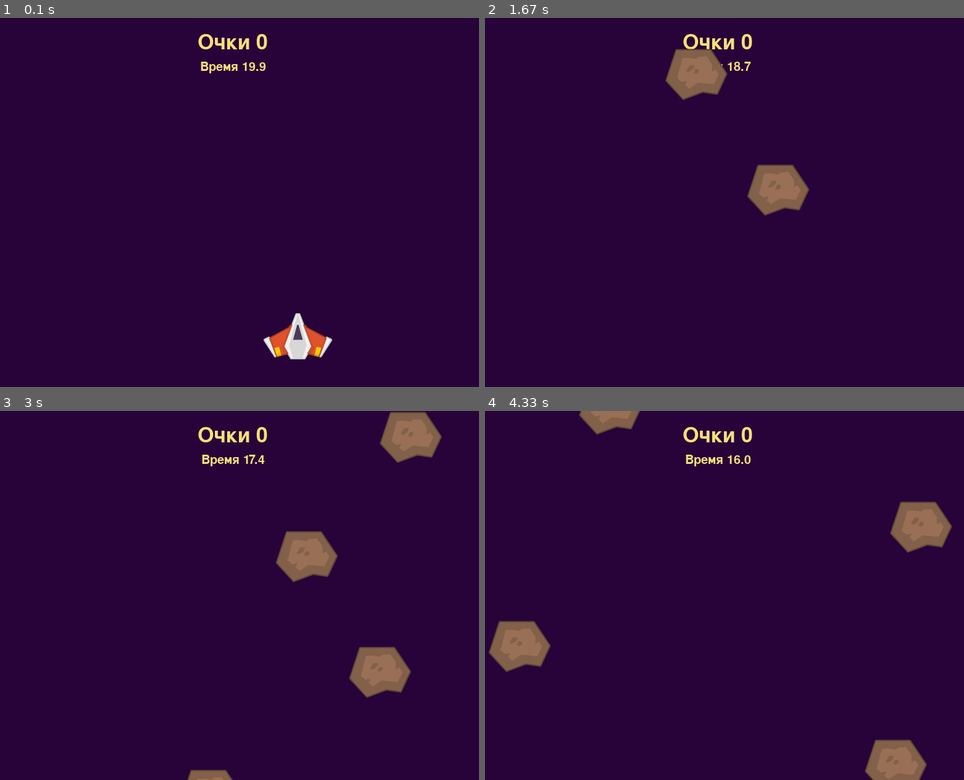
Above: before the commit, frames 1-4 (two rows, left to right).
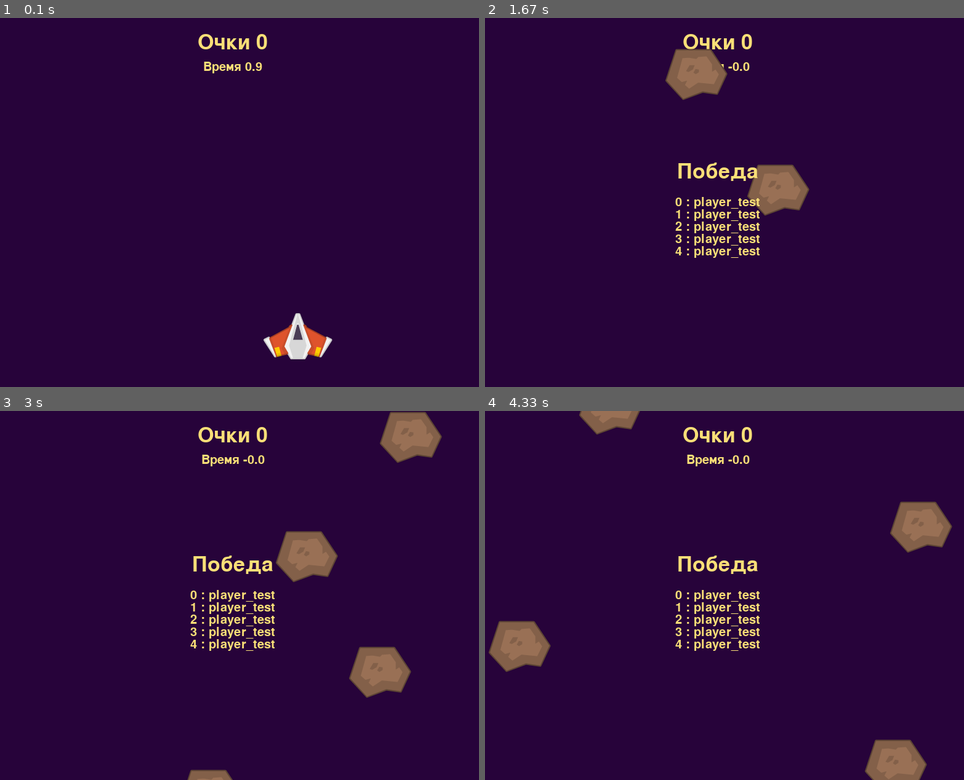
Above: after the commit, the same moments.

Repository: vasyasgors/PyGameTestTask
Game: pygame game, started from PyGameTestTask/main.py
The game is run twice, just before and just after one commit, with the same random seed, the same clock (stepped at 60 frames per second) and the same inputs.
Inputs:
- Up to frame 1 (0.1 s): no input
- Up to frame 2 (1.67 s): tap R at 0.33 s; hold Right 0.67-1.13 s; tap Space at 0.73, 1.03, 1.23, 1.53 s; hold Right 1.17-1.63 s
- Up to frame 3 (3 s): no input
- Up to frame 4 (4.33 s): no input

The runs differ from the first frame. In frame 1, 0.2% of the frame differs, in the area x 41-56%, y 11-15%; in frame 2, 1.4%; in frame 3, 1.4%; in frame 4, 1.5%, in the area x 39-58%, y 11-65%.

Commit message:
подготовка к выводу топа игроков

Diff:
--- a/PyGameTestTask/behaviours.py
+++ b/PyGameTestTask/behaviours.py
@@ -5,7 +5,7 @@
 from pyunity.objects import *
 from pyunity.pyunity import *
 
-
+import config
 
 class GameState:
     PLAYING = 1
@@ -27,6 +27,7 @@
     def update(self):
          if Input.is_key_down(KeyCode.R):
              # По хорошему, переделать структуру программы
+             # класс загрузчик сцен который инициализируется после всего
              from scenes import create_main_scene
              PyUnity.load_scene(create_main_scene())
 
@@ -46,10 +47,17 @@
         self.timer.enabled = False
         self.player.enabled = False
         self.player.game_object.rect = None
-        win_panel = GameObject(None, TextRenderer(None, 50, (249, 223, 119), "Победа", Vector2(400, 300)))
-        PyUnity.add_object_to_loaded_scene(win_panel)
+        self.show_result()
 
 
+    def show_result(self):
+         text = GameObject(None, TextRenderer(None, 50, (249, 223, 119), "Победа", Vector2(400, 250)))
+         PyUnity.add_object_to_loaded_scene(text)
+
+         for i in range(5):
+              text = GameObject(None, TextRenderer(None, 30, (249, 223, 119), str(i) + " : " + config.player_name,
+                                                  Vector2(400, 300 + i * 20)))
+              PyUnity.add_object_to_loaded_scene(text)
 
 class Score(Behaviour):
     def __init__(self, text_render):
--- /dev/null
+++ b/PyGameTestTask/config.py
@@ -0,0 +1 @@
+global player_name
--- a/PyGameTestTask/game.py
+++ /dev/null
@@ -1,47 +0,0 @@
-class GameManager(Behaviour):
-
-    instance = None
-
-    def __init__(self, score, timer, player):
-        super().__init__()
-        GameManager.instance = self
-        self.score = score
-        self.timer = timer
-        self.player = player
-        self.state = GameState.PLAYING
-        print_meow()
-
-    def create_main_scene(self):
-        player_behaviour = PlayerBehaviour(600)
-        player_renderer = SpriteRenderer("Assets/Sprites/Ship.png")
-
-        player_object = GameObject(player_behaviour, player_renderer, "Player")
-        player_object.rect.x = 450
-        player_object.rect.y = 480
-
-
-        return Scene([player_object])
-
-    def update(self):
-         if Input.is_key_down(KeyCode.R):
-            print("try to reload ")
-            PyUnity.load_scene(self.create_main_scene())
-
-    def on_player_collided_asteroid(self):
-        self.state = GameState.DEFEAT
-        lose_panel = GameObject(None, TextRenderer(None, 50, (249, 223, 119), "Проиграл", Vector2(400, 300)))
-        PyUnity.add_object_to_loaded_scene(lose_panel)
-        self.timer.enabled = False
-
-    def on_projectile_collided_asteroid(self):
-        self.score.add_score(1)
-        self.score.update_score_text()
-        pass
-
-    def on_game_timer_finished(self):
-        self.state = GameState.WIN
-        self.timer.enabled = False
-        self.player.enabled = False
-        self.player.game_object.rect = None
-        win_panel = GameObject(None, TextRenderer(None, 50, (249, 223, 119), "Победа", Vector2(400, 300)))
-        PyUnity.add_object_to_loaded_scene(win_panel)
--- a/PyGameTestTask/main.py
+++ b/PyGameTestTask/main.py
@@ -1,7 +1,11 @@
 from pyunity.pyunity import *
 from scenes import *
 
+import config
 
+
+#config.player_name = input("Введите ваше имя: ")
+config.player_name = "player_test"
 
 
 #init game
--- a/PyGameTestTask/pyunity/components.py
+++ b/PyGameTestTask/pyunity/components.py
@@ -1,4 +1,6 @@
 import pygame
+import math
+
 
 class Behaviour:
 
@@ -20,17 +22,28 @@
 
 
 class Renderer:
-      def get_rect(self): #уточнить, нужно ли
+
+     def __init__(self):
+        self.enabled = True
+
+     def render(self, display):
         pass
 
-class SpriteRenderer(pygame.sprite.Sprite, Renderer):
+     def get_rect(self): #уточнить, нужно ли
+        pass
+
+class SpriteRenderer(Renderer, pygame.sprite.Sprite):
 
     def __init__(self, path):
+        super().__init__()
         pygame.sprite.Sprite.__init__(self)
         self.image = pygame.image.load(path).convert_alpha()
         self.rect = self.image.get_rect(center=(0, 0))
 
     def render(self, display):
+        if self.enabled == False:
+            return
+
         display.blit(self.image, self.rect)
 
     def get_rect(self):
@@ -38,20 +51,64 @@
 
 class TextRenderer(Renderer):
 
-    def __init__(self, font_path, size, color, text, position):
+    def __init__(self, font_path, size, color, text, position, multi_lines = False):
+        super().__init__()
         self.font = pygame.font.Font(font_path, size)
         self.color = color
         self.text = text
         self.position = position
         self.rect = None
+        self.size = size
+        self.multi_lines = multi_lines
 
 
     def render(self, display):
-        text_surface = self.font.render(self.text, True, self.color)
-        self.rect = text_surface.get_rect()
-        self.rect.center = (self.position.x, self.position.y)
+        if self.enabled == False:
+            return
 
-        display.blit(text_surface, self.rect)
+        if self.multi_lines == True:
+              self.blit_multi_lines_text(display, self.text, self.position, self.font, self.color)
+        else:
+            text_surface = self.font.render(self.text, True, self.color)
+            self.rect = text_surface.get_rect()
+            self.rect.center = (self.position.x, self.position.y)
+            display.blit(text_surface, self.rect)
+
+    # ВОЗМОЖНО И НЕ НУЖНО!
+    def blit_multi_lines_text(self, surface, text, pos, font, color):
+        words = [word.split(' ') for word in text.splitlines()]
+        space = font.size(' ')[0]
+        max_width, max_height = surface.get_size()
+        x = pos.x
+        y = pos.y
+        rects = []
+        row_rects = []
+        for line in words:
+            for word in line:
+                word_surface = font.render(word, 0, color)
+                word_width, word_height = word_surface.get_size()
+                if x + word_width >= max_width:
+                    x = pos.x
+                    rects.append(row_rects)
+                    row_rects = []
+                row_rects.append(word)
+                x += word_width + space
+            x = pos.x
+            rects.append(row_rects)
+            row_rects = []
+
+
+        max_vertical_rects = math.floor(max_height / font.size(' ')[1])
+        printable_rects = rects[-max_vertical_rects:]
+        for line in printable_rects:
+            for word in line:
+                word_surface = font.render(word, 0, color)
+                word_width, word_height = word_surface.get_size()
+                surface.blit(word_surface, (x, y))
+                x += word_width + space
+            x = pos.x
+            y += word_height
+
 
     def get_rect(self):
         return self.rect
--- a/PyGameTestTask/scenes.py
+++ b/PyGameTestTask/scenes.py
@@ -16,10 +16,15 @@
     score_object = GameObject(Score(score_render), score_render)
 
     game_timer_renderer = TextRenderer(None, 30, (249, 223, 119), "-", Vector2(400, 80))
-    game_timer_behaviour = GameTimer(20, game_timer_renderer)
+    game_timer_behaviour = GameTimer(1, game_timer_renderer)
     game_timer_object = GameObject(game_timer_behaviour, game_timer_renderer)
 
     game_manager_behaviour = GameManager(score_object.behaviour, game_timer_behaviour, player_behaviour)
     game_manager_object = GameObject(game_manager_behaviour, None)
 
-    return Scene([player_object, asteroid_spawner_object, score_object, game_timer_object, game_manager_object])
+
+    return Scene([player_object,
+                  asteroid_spawner_object,
+                  score_object,
+                  game_timer_object,
+                  game_manager_object ])
Not shown, changed: PyGameTestTask/PyGameTestTask.pyproj
